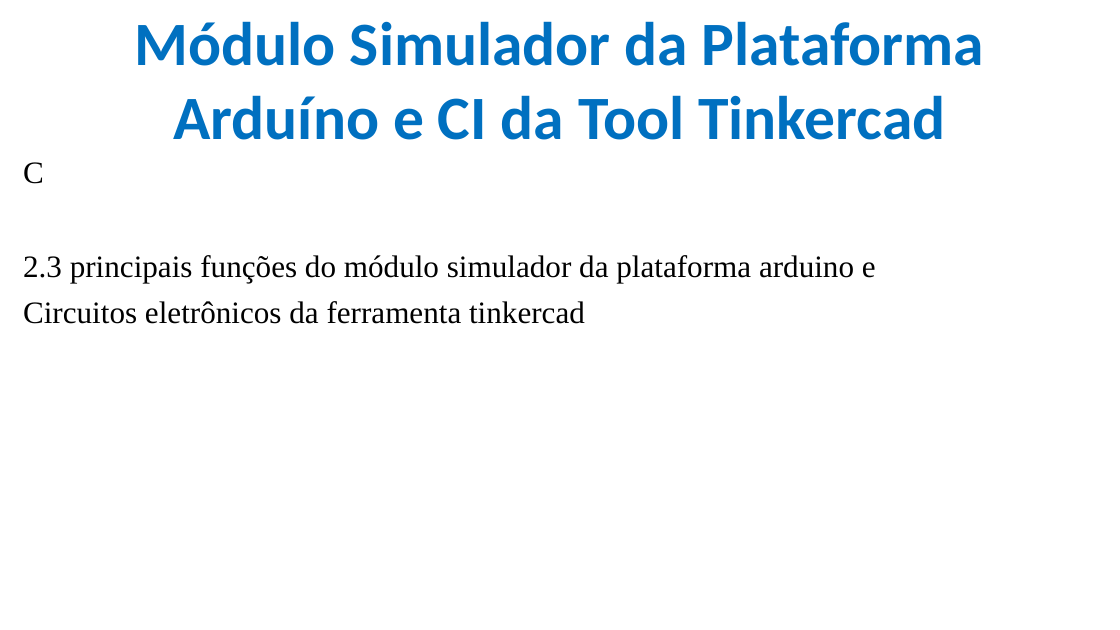
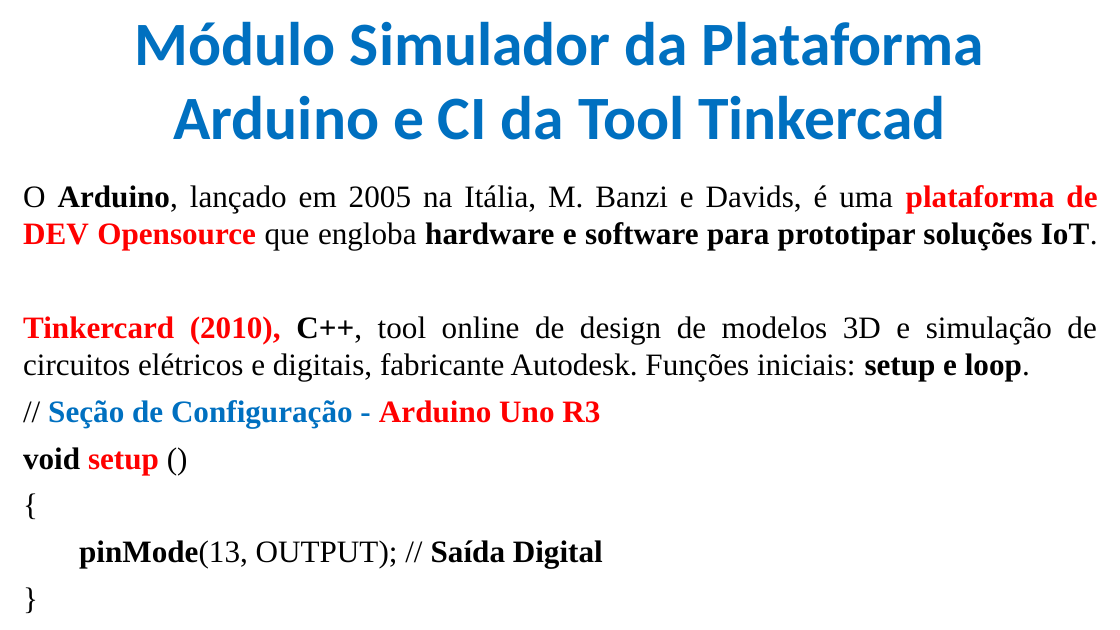
Before and after one commit to CloudEducationBrazil/WydenArea1ProgramacaoMicrocontroladores, a slide deck: slide 26 of 01 Classes/Aula 02 - Programação Microcontroladores.pptx (slide 12 before the commit). Drawn at 1120x630 pixels with LibreOffice and Linux fonts; fonts in the diff are those of the drawing; background and template pictures are left out. Boxes give left, top, right and bottom in pixels: in the first picture for what was removed or moved away, otherwise in the second. Text is boxed around its words. In the diff, an @@ line names an element or a change of style, - is before the commit and + after.

```diff
--- a/01 Classes/Aula 02 - Programação Microcontroladores.pptx
+++ b/01 Classes/Aula 02 - Programação Microcontroladores.pptx
@@ title at [135,21,984,140]: text changed @@
-Módulo Simulador da Plataforma Arduíno e CI da Tool Tinkercad
+Módulo Simulador da Plataforma Arduino e CI da Tool Tinkercad
@@ text at [23,185,1098,568]: text changed @@
-C
-2.3 principais funções do módulo simulador da plataforma arduino e
-Circuitos eletrônicos da ferramenta tinkercad
+O Arduino, lançado em 2005 na Itália, M. Banzi e Davids, é uma plataforma de DEV Opensource que engloba hardware e software para prototipar soluções IoT.
+Tinkercard (2010), C++, tool online de design de modelos 3D e simulação de circuitos elétricos e digitais, fabricante Autodesk. Funções iniciais: setup e loop.
+// Seção de Configuração - Arduino Uno R3
+void setup ()
+{
+pinMode(13, OUTPUT); // Saída Digital
+}
```
Also in this commit, not shown: 7 other slides changed, 17 slides added, 1 slide removed, 3 other files.
